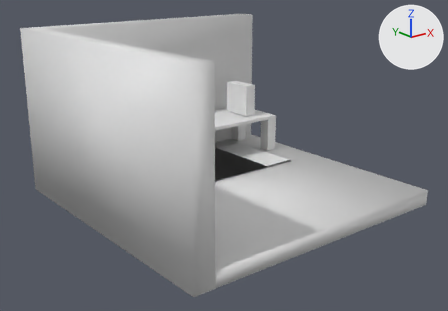
The glTF model public/firstRoom.glb as it was, and as the next commit left it.
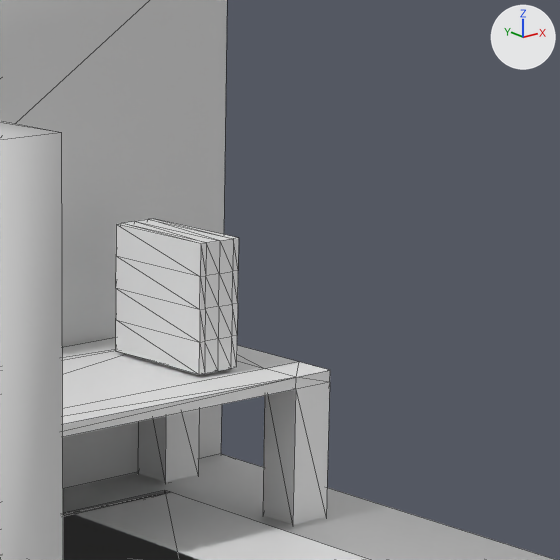
Each version appears first whole from a 50 mm camera at (-8.61, -10.3, 5.26) aimed at (-0.33, 0.05, 1.12), and next in a close-up on the part from 45% to 73% of the width and 10% to 51% of the height. The lights are fixed; the arrows at upper right show +X, +Y and +Z. The close-ups show mesh edges as thin lines. Where no turn or scale is listed for an object, it has been applied to the vertices.

Objects in the first close-up: 'bedroomFloor', 'bedroomRug', 'bedroomTable', 'bedroomWall', 'pc'.
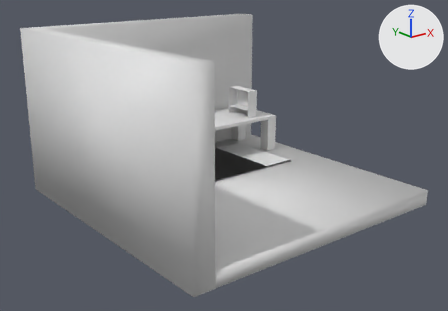
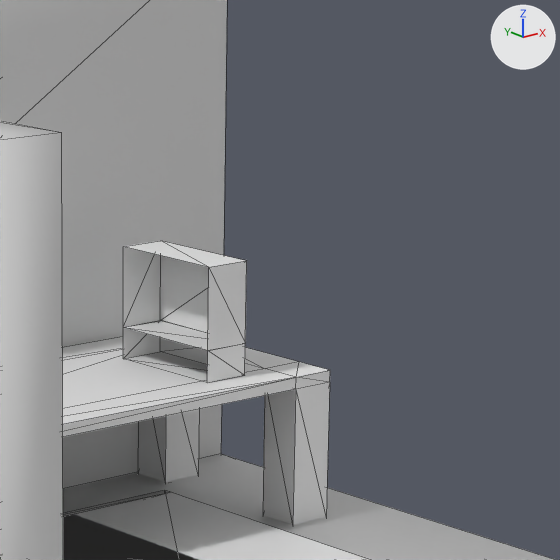
Commit message: updated PC model

Changed parts and their boxes (x1, y1, x2, y2) in the close-ups (560 x 560 px):
'pc', deleted: before (116, 219, 239, 375)
'Cube', added: after (123, 241, 247, 383)

The change, as a diff of the scene's bpy script:
```diff
--- a/public/firstRoom.glb.py
+++ b/public/firstRoom.glb.py
@@ me_cube_005 @@
+me_cube_005.from_pydata([(-0.15, -0.4, -0.1), (-0.15, -0.4, 0.1), (-0.15, 0.4, -0.1), (-0.15, 0.4, 0.1), (0.15, -0.4, -0.1), (0.15, -0.4, 0.1), (0.15, 0.4, -0.1), (0.15, 0.4, 0.1), (-0.15, -0.401, 0.098), (-0.15, -0.401, 0.604), (-0.15, 0.4, 0.098), (-0.15, 0.4, 0.604), (0.15, -0.401, 0.098), (0.15, -0.401, 0.604), (0.15, 0.4, 0.098), (0.15, 0.4, 0.604)], [], [(2, 3, 7), (2, 7, 6), (6, 7, 5), (6, 5, 4), (4, 5, 1), (4, 1, 0), (2, 6, 4), (2, 4, 0), (10, 11, 15), (10, 15, 14), (14, 15, 13), (14, 13, 12), (12, 13, 9), (12, 9, 8), (10, 14, 12), (10, 12, 8), (15, 11, 9), (15, 9, 13)])
@@ ob_pc @@
-ob_pc = bpy.data.objects.new('pc', me_cube_004)
-ob_pc.location = (1.996, 2.232, 1.743)
@@ ob_cube @@
+ob_cube = bpy.data.objects.new('Cube', me_cube_005)
+ob_cube.location = (1.957, 2.114, 1.422)
```
